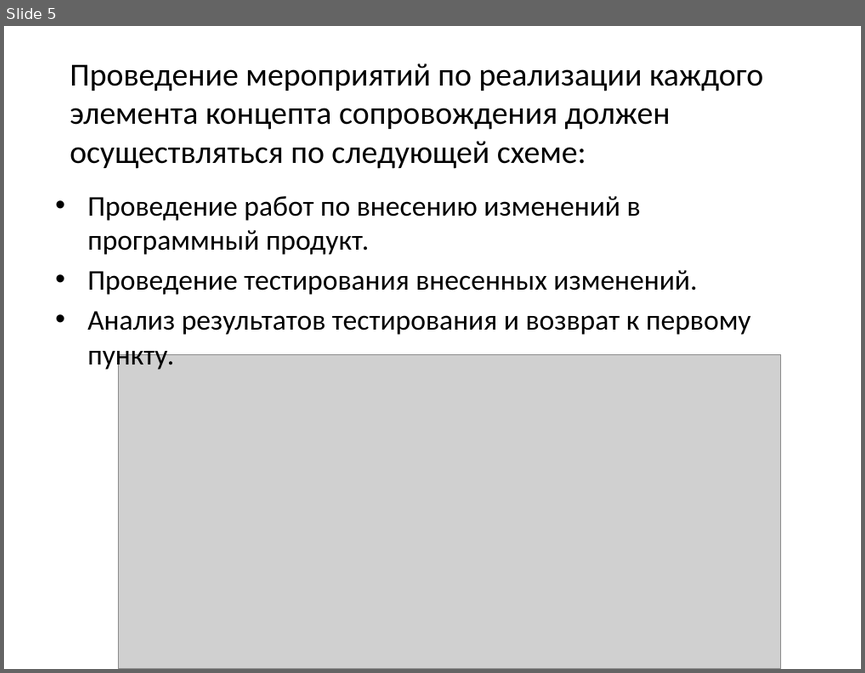
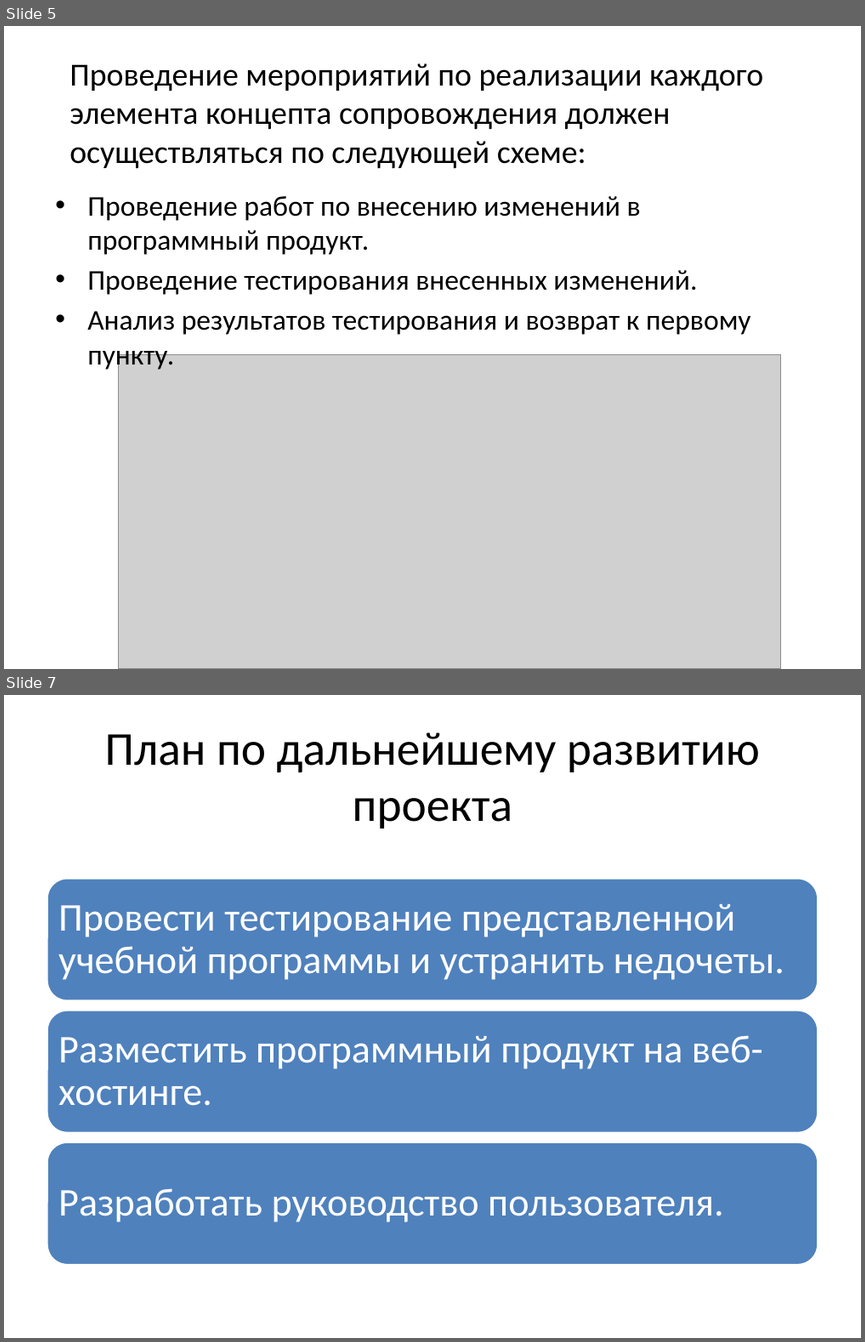
Before and after one commit to Joker1796/konstructorMySQL, a slide deck: documents/Презентация.pptx. Shown one above the other, each under a label of ours: slide 5 before the commit, slides 5 and 7 after it; the slides between them are not shown. The pictures are 865x673 and 865x1342 pixels, drawn with LibreOffice and Linux fonts; fonts in the diff are those of the drawing; grey boxes stand for pictures. Boxes give left, top, right and bottom in pixels: in the first picture for what was removed or moved away, otherwise in the second. Text is boxed around its words. In the diff, an @@ line names an element or a change of style, - is before the commit and + after.

```diff
--- a/documents/Презентация.pptx
+++ b/documents/Презентация.pptx
@@ slide 7 added at [4,695,861,1338], background #FFFFFF @@
@@ title added at [105,732,760,828], 39.6 pt, text #000000 @@
+План по дальнейшему развитию проекта
@@ group added at [46,878,818,1265]: 3 rounded rectangles, 3 texts @@
+Провести тестирование представленной учебной программы и устранить недочеты.
+Разместить программный продукт на веб-хостинге.
+Разработать руководство пользователя.
```
Also in this commit, not shown: 1 slide changed, 1 other slide added, 1 slide removed, 20 other files.
